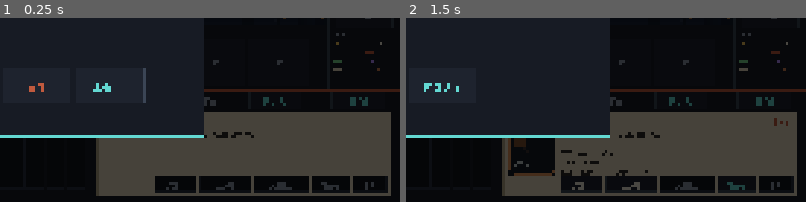
Above: before the commit, frames 1-2 (left to right).
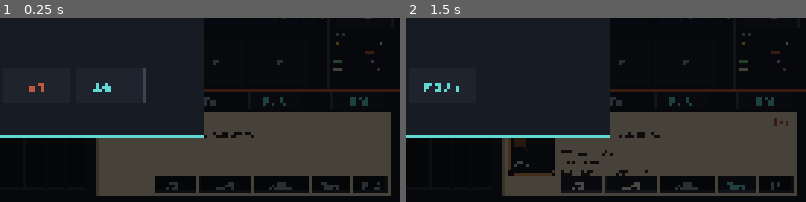
Above: after the commit, the same moments.

Repository: caiyipeng2/Probably-Stolen
Game: Godot game, scene res://scenes/Main.tscn
The game is run twice, just before and just after one commit, with the same random seed, the same clock (stepped at 60 frames per second) and the same inputs.
Inputs:
- Up to frame 1 (0.25 s): no input
- Up to frame 2 (1.5 s): click "简单" at 0.5 s; click "验货" at 1.25 s
The pictures show only the part of the screen within x 50-100%, y 50-100%; the shares and areas given below are measured in that part.

The runs differ from the first frame. In frame 1, 0.1% of the frame differs, in the area x 90-95%, y 89-94%; in frame 2, nothing differs.

Commit message:
M25: add machine stock grids, locks and liquid transfer
Expose fridge/vending/wine/cage/feed/RAS stock as container grids,
add keycard unlocking for secured crates, and liquid capacity transfer
with purity blending.

Diff:
--- a/data/containers.json
+++ b/data/containers.json
@@ -492,5 +492,41 @@
         ]
       }
     ]
+  },
+  "fridge": {
+    "kind": "grid",
+    "width": 8,
+    "height": 2,
+    "storage": true
+  },
+  "vending_machine": {
+    "kind": "grid",
+    "width": 8,
+    "height": 2,
+    "storage": true
+  },
+  "wine_rack": {
+    "kind": "grid",
+    "width": 6,
+    "height": 4,
+    "storage": true
+  },
+  "animal_cage": {
+    "kind": "grid",
+    "width": 10,
+    "height": 3,
+    "storage": true
+  },
+  "livestock_feed_dispenser": {
+    "kind": "grid",
+    "width": 6,
+    "height": 4,
+    "storage": true
+  },
+  "ras_water_tank": {
+    "kind": "grid",
+    "width": 8,
+    "height": 4,
+    "storage": true
   }
 }
--- a/scripts/game_state.gd
+++ b/scripts/game_state.gd
@@ -82,6 +82,7 @@
 var machine_recipes: Dictionary = {}
 var modules_def: Array = []
 var containers_def: Dictionary = {}
+var machine_container_items: Dictionary = {}
 var machine_active: Dictionary = {}
 var machine_stock: Dictionary = {}
 var machine_cash: Dictionary = {}
@@ -1377,6 +1378,12 @@
 		var nested3 := _find_child_item(counter_item, uid)
 		if not nested3.is_empty():
 			return nested3
+	for mc in machine_container_items.values():
+		if int(mc.get("uid", -2)) == uid:
+			return mc
+		var nested4 := _find_child_item(mc, uid)
+		if not nested4.is_empty():
+			return nested4
 	return {}
 
 func _item_tags(it: Dictionary) -> Array:
@@ -1502,6 +1509,49 @@
 					parent["children"].append(child)
 					return true
 	return false
+
+func lock_key_matches(container: Dictionary, key: Dictionary) -> bool:
+	var spec := container_spec(container)
+	var lock_id := String(spec.get("locked", ""))
+	var did := String(key.get("def_id", ""))
+	if did == "cmd_keycard":
+		return true
+	match lock_id:
+		"LOCK_ID_SEC": return did == "sec_keycard"
+		"LOCK_ID_ENG": return did == "eng_keycard"
+		"LOCK_ID_MED": return did == "med_keycard"
+		"LOCK_ID_SER": return did == "ser_keycard"
+		"LOCK_ID_SUP": return did == "sup_keycard"
+	return false
+
+func transfer_liquid(from_item: Dictionary, to_item: Dictionary) -> Dictionary:
+	if not is_liquid_container(from_item) or not is_liquid_container(to_item):
+		return {"ok": false, "text": "两边都必须是液体容器。"}
+	var from_ml := int(from_item.get("liquid_ml", 0))
+	var to_ml := int(to_item.get("liquid_ml", 0))
+	var cap := int(container_spec(to_item).get("capacity_ml", 0))
+	var space := maxi(0, cap - to_ml)
+	var move := mini(from_ml, space)
+	if move <= 0:
+		return {"ok": false, "text": "目标容器已满或源容器为空。"}
+	var p1 := int(from_item.get("liquid_purity", 0))
+	var p2 := int(to_item.get("liquid_purity", 0))
+	var new_p := int(round((float(p1) * move + float(p2) * to_ml) / float(move + to_ml)))
+	from_item["liquid_ml"] = from_ml - move
+	to_item["liquid_ml"] = to_ml + move
+	to_item["liquid_purity"] = new_p
+	emit_signal("state_changed")
+	return {"ok": true, "text": "倒入 %d ml，纯度约 %d%%。" % [move, new_p / 100]}
+
+func unlock_container(container: Dictionary, key: Dictionary) -> Dictionary:
+	if not bool(container.get("container_locked", false)):
+		return {"ok": false, "text": "容器没有上锁。"}
+	if not lock_key_matches(container, key):
+		return {"ok": false, "text": "这张卡打不开这个容器。"}
+	container["container_locked"] = false
+	remove_inventory(String(key.get("def_id", "")), 1)
+	emit_signal("state_changed")
+	return {"ok": true, "text": "容器已解锁。"}
 
 func container_remove_child(parent: Dictionary, child_uid: int) -> Dictionary:
 	var children: Array = parent.get("children", [])
@@ -1681,6 +1731,7 @@
 	machine_recipes = {}
 	machine_active = {}
 	machine_stock = {}
+	machine_container_items = {}
 	machine_cash = {}
 	machine_upgrades = {}
 	machine_state = {}
@@ -3282,6 +3333,28 @@
 		next_day_power_bonus += charge
 	_add_night_log("反应堆完整度 %d/%d，充能 %d。" % [integrity, max_int, mini(int(sp.get("max_charge", 4)), int(sp.get("base_charge", 1)) + upgrades / maxi(1, int(sp.get("upgrades_per_charge", 5))))])
 
+func machine_container(mid: String) -> Dictionary:
+	if machine_container_items.has(mid):
+		return machine_container_items[mid]
+	var spec := container_def(mid)
+	if spec.is_empty():
+		return {}
+	var m := machine_def(mid)
+	var item := {
+		"uid": -1000 - machine_container_items.size(),
+		"def_id": mid,
+		"custom_name": "%s · 库存" % String(m.get("name", mid)),
+		"custom_base_value": 0,
+		"condition": 100,
+		"authentic": true,
+		"children": _stock_items(mid),
+		"container_spec": spec.duplicate(true),
+		"container_locked": false,
+		"location": "machine",
+	}
+	machine_container_items[mid] = item
+	return item
+
 func _stock_items(mid: String) -> Array:
 	if not machine_stock.has(mid) or not (machine_stock[mid] is Array):
 		machine_stock[mid] = []
@@ -3327,6 +3400,9 @@
 	return false
 
 func machine_stock_limit(machine_id: String) -> int:
+	var cspec := container_def(machine_id)
+	if not cspec.is_empty() and String(cspec.get("kind", "")) == "grid":
+		return int(cspec.get("width", 1)) * int(cspec.get("height", 1))
 	var sp: Dictionary = machine_def(machine_id).get("special", {})
 	var kind := String(sp.get("kind", ""))
 	match kind:
@@ -3350,11 +3426,20 @@
 	var it: Dictionary = inventory[idx]
 	if not _eligible_for_stock(machine_id, it):
 		return {"ok": false, "text": "这件物品不能存入该机器。"}
-	if _stock_items(machine_id).size() >= machine_stock_limit(machine_id):
-		return {"ok": false, "text": "机器库存已满。"}
-	inventory.remove_at(idx)
-	it["location"] = "machine"
-	_stock_items(machine_id).append(it)
+	var parent := machine_container(machine_id)
+	if parent.is_empty():
+		if _stock_items(machine_id).size() >= machine_stock_limit(machine_id):
+			return {"ok": false, "text": "机器库存已满。"}
+		inventory.remove_at(idx)
+		it["location"] = "machine"
+		_stock_items(machine_id).append(it)
+	else:
+		if not container_can_accept(parent, it):
+			return {"ok": false, "text": "这件物品不能放入该库存网格。"}
+		if not container_auto_add(parent, it):
+			return {"ok": false, "text": "机器库存已满。"}
+		inventory.remove_at(idx)
+		it["location"] = "machine"
 	emit_signal("state_changed")
 	return {"ok": true, "text": "已存入：%s。" % String(get_item_def(String(it.get("def_id", ""))).get("name", ""))}
 
--- a/scripts/main.gd
+++ b/scripts/main.gd
@@ -50,6 +50,7 @@
 var detail_counter_btn: Button
 var detail_inspect_btn: Button
 var detail_open_btn: Button
+var detail_liquid_btn: Button
 var modal_layer: Control
 var modal_panel: Panel
 var modal_title: Label
@@ -73,6 +74,7 @@
 var machine_special_btn: Button
 var machine_stock_btn: Button
 var machine_take_btn: Button
+var machine_stock_grid_btn: Button
 var inspection_layer: Control
 var inspection_title: Label
 var inspection_info: Label
@@ -358,6 +360,12 @@
 	selected_machine_id = "hydroponic"
 	_refresh_machine_panel()
 	print("MUI hydro recipe=", machine_recipe_btn.text, " io=", machine_io_label.text.replace("\n", " | "))
+	selected_machine_id = "fridge"
+	_refresh_machine_panel()
+	print("MUI fridge gridbtn=", machine_stock_grid_btn.visible, " text=", machine_stock_grid_btn.text)
+	_open_machine_stock_grid()
+	await get_tree().process_frame
+	print("MUI fridge container=", container_title.text, " ", container_info.text)
 	get_tree().quit()
 
 func _testinspect_if_requested() -> void:
@@ -843,6 +851,7 @@
 	detail_counter_btn = _button(detail_panel, "放柜台", Vector2(460, 190), Vector2(160, 48), C_TEXT, _on_put_counter)
 	detail_inspect_btn = _button(detail_panel, "验货", Vector2(630, 190), Vector2(110, 48), C_CYAN, _on_inspect_owned)
 	detail_open_btn = _button(detail_panel, "打开", Vector2(750, 190), Vector2(100, 48), C_GREEN, _on_open_selected_container)
+	detail_liquid_btn = _button(detail_panel, "倒液", Vector2(750, 190), Vector2(100, 48), C_CYAN, _on_liquid_transfer)
 
 func _build_modal() -> void:
 	modal_layer = Control.new()
@@ -1019,7 +1028,8 @@
 		cap_text = "液体 %d/%d ml" % [int(it.get("liquid_ml", 0)), int(spec.get("capacity_ml", 0))]
 	else:
 		cap_text = "格数 %d / %d" % [children.size(), int(spec.get("width", 0)) * int(spec.get("height", 0))]
-	container_info.text = "%s  ·  %s  ·  内容估值 %d₵" % [GameState.item_display_name(it), cap_text, GameState.effective_value(it)]
+	var lock_text := "  ·  已锁定" if bool(it.get("container_locked", false)) else ""
+	container_info.text = "%s  ·  %s  ·  内容估值 %d₵%s" % [GameState.item_display_name(it), cap_text, GameState.effective_value(it), lock_text]
 	_clear_children(container_grid)
 	_clear_children(container_actions)
 	if kind == "slots":
@@ -1067,6 +1077,8 @@
 		_container_action("取出到背包", _container_take_selected, C_AMBER)
 		if GameState.is_container_item(selected):
 			_container_action("打开选中容器", _container_open_selected, C_CYAN)
+	if bool(it.get("container_locked", false)):
+		_container_action("使用门禁卡", _container_unlock_select, C_RUST)
 	if not container_stack.is_empty():
 		_container_action("返回上层", _container_back, C_MUTED)
 	_refresh_container_actions()
@@ -1081,6 +1093,9 @@
 func _container_take_selected() -> void:
 	var parent := GameState.find_item(open_container_uid)
 	if parent.is_empty() or container_selected_uid < 0:
+		return
+	if bool(parent.get("container_locked", false)):
+		_toast("容器已锁定，需要对应钥匙。")
 		return
 	var child := GameState.container_remove_child(parent, container_selected_uid)
 	if child.is_empty():
@@ -1101,6 +1116,27 @@
 		_toast("选中的物品不是容器。")
 		return
 	_open_container(container_selected_uid)
+
+func _container_unlock_select() -> void:
+	var items: Array = []
+	for it in GameState.inventory:
+		var did := String(it.get("def_id", ""))
+		if did.ends_with("_keycard"):
+			items.append({"id": str(it.get("uid", 0)), "label": GameState.item_display_name(it)})
+	if items.is_empty():
+		_toast("背包里没有门禁卡。")
+		return
+	_open_select("使用门禁卡", items, _container_unlock_choice)
+
+func _container_unlock_choice(uid_text: String) -> void:
+	var key := GameState.find_item(int(uid_text))
+	var parent := GameState.find_item(open_container_uid)
+	if key.is_empty() or parent.is_empty():
+		return
+	var res := GameState.unlock_container(parent, key)
+	_play_sfx("click" if bool(res.get("ok", false)) else "fail")
+	_rebuild_container_grid()
+	_refresh()
 
 func _container_store_select() -> void:
 	var parent := GameState.find_item(open_container_uid)
@@ -1240,6 +1276,7 @@
 	machine_module_label = _label(detail, "", Vector2(24, 322), Vector2(1230, 30), 22, C_CYAN)
 	var install := _button(detail, "安装模块", Vector2(24, 362), Vector2(220, 54), C_CYAN, _open_module_select)
 	machine_recipe_btn = _button(detail, "配方", Vector2(660, 362), Vector2(290, 54), C_AMBER, _open_recipe_select)
+	machine_stock_grid_btn = _button(detail, "库存网格", Vector2(660, 362), Vector2(290, 54), C_CYAN, _open_machine_stock_grid)
 	install.name = "InstallModule"
 	var temps := [["低温", 1], ["标准", 2], ["高温", 3]]
 	for t in temps:
@@ -1777,6 +1814,7 @@
 		detail_counter_btn.disabled = true
 		detail_inspect_btn.disabled = true
 		detail_open_btn.disabled = true
+		detail_liquid_btn.disabled = true
 		return
 	var def := GameState.get_item_def(it.get("def_id", ""))
 	var tip := GameState.item_icon_path(def)
@@ -1822,6 +1860,9 @@
 	detail_counter_btn.disabled = not (loc == "display" and GameState.current_customer.get("intent") == "buy")
 	detail_inspect_btn.disabled = loc not in ["backpack", "display"]
 	detail_open_btn.disabled = not GameState.is_container_item(it)
+	detail_liquid_btn.disabled = not GameState.is_liquid_container(it)
+	detail_open_btn.visible = not GameState.is_liquid_container(it)
+	detail_liquid_btn.visible = GameState.is_liquid_container(it)
 
 func _loc_name(loc: String) -> String:
 	match loc:
@@ -1929,6 +1970,32 @@
 	if GameState.current_customer.get("intent") == "buy":
 		GameState.put_display_on_counter(uid)
 	_refresh()
+
+func _on_liquid_transfer() -> void:
+	var src := _selected_item()
+	if src.is_empty() or not GameState.is_liquid_container(src):
+		return
+	var items: Array = []
+	for it in GameState.inventory:
+		if int(it.get("uid", -1)) == int(src.get("uid", -2)):
+			continue
+		if GameState.is_liquid_container(it):
+			var spec := GameState.container_spec(it)
+			items.append({"id": str(it.get("uid", 0)), "label": "%s · %d/%d ml" % [GameState.item_display_name(it), int(it.get("liquid_ml", 0)), int(spec.get("capacity_ml", 0))]})
+	if items.is_empty():
+		_toast("背包里没有其它液体容器。")
+		return
+	_open_select("倒入 · %s" % GameState.item_display_name(src), items, _liquid_transfer_choice.bind(int(src.get("uid", -1))))
+
+func _liquid_transfer_choice(target_text: String, source_uid: int) -> void:
+	var src := GameState.find_item(source_uid)
+	var dst := GameState.find_item(int(target_text))
+	if src.is_empty() or dst.is_empty():
+		return
+	var res := GameState.transfer_liquid(src, dst)
+	_play_sfx("click" if bool(res.get("ok", false)) else "fail")
+	_refresh()
+	_toast(String(res.get("text", "")))
 
 func _on_open_selected_container() -> void:
 	var it := _selected_item()
@@ -2241,6 +2308,11 @@
 	machine_module_label.text = "模块：无" if mods.is_empty() else "模块：%s（性能 %+d / 效率 %+d / 品质 %+d）" % [", ".join(mod_names), int(sums["performance"]), int(sums["efficiency"]), int(sums["quality"])]
 	machine_recipe_btn.text = "配方：%s" % (GameState.machine_recipe_name(recipe) if not recipe.is_empty() else "无")
 	machine_recipe_btn.disabled = m.get("recipes", []).size() <= 1
+	var has_grid_stock: bool = not GameState.container_def(selected_machine_id).is_empty() and String(GameState.container_def(selected_machine_id).get("kind", "")) == "grid"
+	machine_recipe_btn.visible = not has_grid_stock
+	machine_stock_grid_btn.visible = has_grid_stock
+	if has_grid_stock:
+		machine_stock_grid_btn.text = "库存网格 %d/%d" % [GameState._stock_items(selected_machine_id).size(), GameState.machine_stock_limit(selected_machine_id)]
 	for i in range(temp_buttons.size()):
 		temp_buttons[i].modulate = Color(1.25, 1.12, 0.72) if (i + 1) == lvl else Color.WHITE
 	machine_power_label.text = "电力 %d/%d" % [GameState.power, GameState.max_power]
@@ -2402,6 +2474,13 @@
 func _close_select() -> void:
 	select_layer.visible = false
 	_play_sfx("soft")
+
+func _open_machine_stock_grid() -> void:
+	var parent := GameState.machine_container(selected_machine_id)
+	if parent.is_empty():
+		_toast("这台机器没有库存网格。")
+		return
+	_open_container(int(parent.get("uid", -1)))
 
 func _open_recipe_select() -> void:
 	var m := GameState.machine_def(selected_machine_id)
--- a/scripts/test_containers.gd
+++ b/scripts/test_containers.gd
@@ -54,6 +54,29 @@
 	gs.load_game(9)
 	var bag2 = gs.find_item(int(bag.uid))
 	check(not bag2.is_empty() and bag2.children.size() == 1, "nested save/load", str(bag2.get("children", []).size()))
+	# machine stock grids
+	gs.machine_stock["fridge"] = []
+	var mc = gs.machine_container("fridge")
+	check(not mc.is_empty() and int(gs.container_spec(mc).get("width", 0)) == 8, "fridge stock grid")
+	var food = gs.make_item("nutrifruit", 100, true, false)
+	gs.add_item(food)
+	var sres = gs.machine_stock_add("fridge", int(food.uid))
+	check(sres.get("ok", false) and gs.machine_container("fridge").children.size() == 1, "machine stock add", sres.get("text", ""))
+	var tres = gs.machine_stock_take_all("fridge")
+	check(tres.get("ok", false) and gs.machine_container("fridge").children.is_empty(), "machine stock take")
+	# liquid transfer
+	var jug2 = gs.make_item("water_jug", 100, true, false)
+	var bottle2 = gs.make_item("bottled_water", 100, true, false)
+	bottle2["liquid_ml"] = 0
+	var tr = gs.transfer_liquid(jug2, bottle2)
+	check(tr.get("ok", false) and int(bottle2.get("liquid_ml", 0)) == 750, "liquid transfer", tr.get("text", ""))
+	# lock/unlock
+	var box = gs.make_item("sec_box", 100, true, false)
+	check(bool(box.get("container_locked", false)), "sec box locked")
+	var key = gs.make_item("sec_keycard", 100, true, false)
+	gs.add_item(key)
+	var lr = gs.unlock_container(box, key)
+	check(lr.get("ok", false) and not bool(box.get("container_locked", true)), "sec box unlocked", lr.get("text", ""))
 	# showcase 7x5
 	gs.display = []
 	var added := 0
